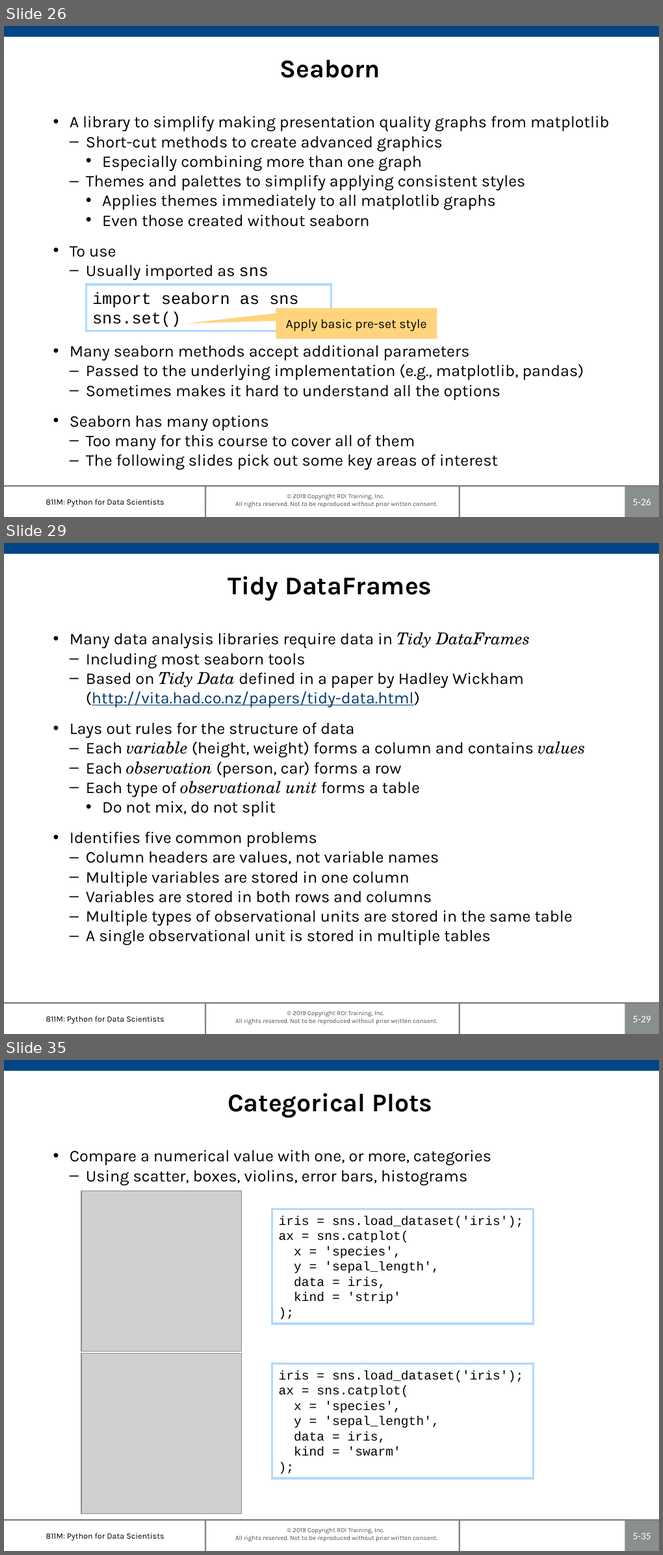
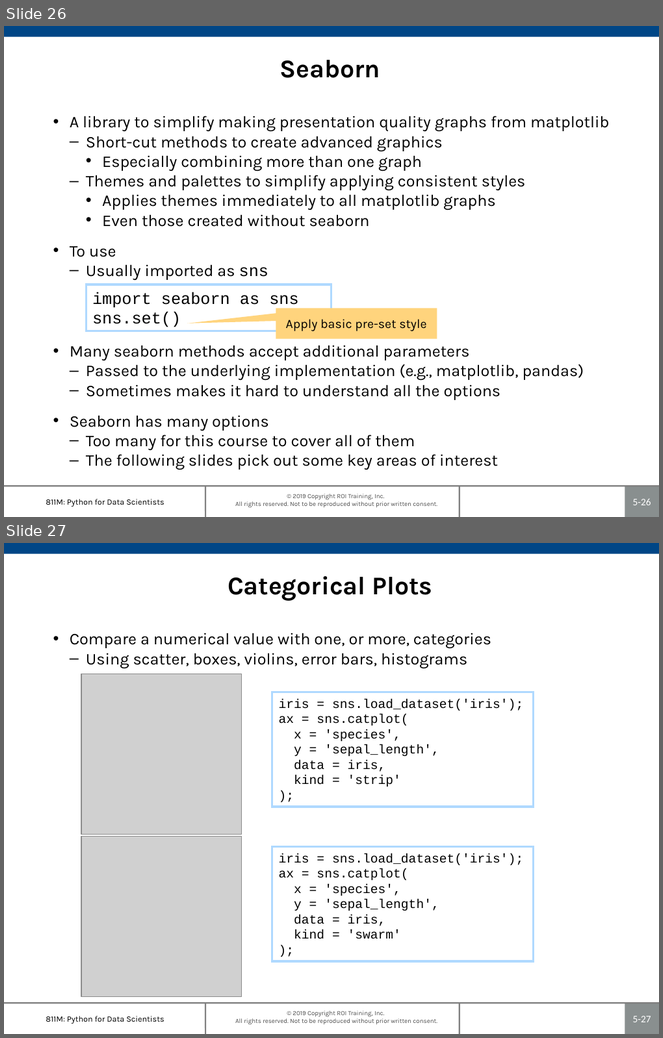
Before and after one commit to roitraining/PythonProgram, a slide deck: Day5-Plotting/Ch05-PlottingAndVisualization.pptx. Shown one above the other, each under a label of ours: slides 26, 29 and 35 before the commit, slides 26 and 27 after it; the slides between them are not shown. The pictures are 663x1555 and 663x1038 pixels, drawn with LibreOffice and Linux fonts; fonts in the diff are those of the drawing; grey boxes stand for pictures; background and template pictures are left out. Boxes give left, top, right and bottom in pixels: in the first picture for what was removed or moved away, otherwise in the second. Text is boxed around its words. In the diff, an @@ line names an element or a change of style, - is before the commit and + after.

```diff
--- a/Day5-Plotting/Ch05-PlottingAndVisualization.pptx
+++ b/Day5-Plotting/Ch05-PlottingAndVisualization.pptx
@@ slide 29 removed at [4,543,659,1034], background #FFFFFF; not listed: 7 template elements that a slide beside it also shows @@
@@ title removed at [228,576,432,601] @@
-Tidy DataFrames
@@ text removed at [70,632,585,945] @@
-• Many data analysis libraries require data in Tidy DataFrames
-  – Including most seaborn tools
-  – Based on Tidy Data defined in a paper by Hadley Wickham (http://vita.had.co.nz/papers/tidy-data.html)
-• Lays out rules for the structure of data
-  – Each variable (height, weight) forms a column and contains values
-  – Each observation (person, car) forms a row
-  – Each type of observational unit forms a table
-    • Do not mix, do not split
-• Identifies five common problems
-  – Column headers are values, not variable names
-  – Multiple variables are stored in one column
-  – Variables are stored in both rows and columns
-  – Multiple types of observational units are stored in the same table
-  – A single observational unit is stored in multiple tables
@@ what was slide 35 is now slide 27 @@
@@ page number at [633,1016,651,1023]: text changed @@
-5-35
+5-27
```
Also in this commit, not shown: 1 slide changed, 8 other slides removed.
